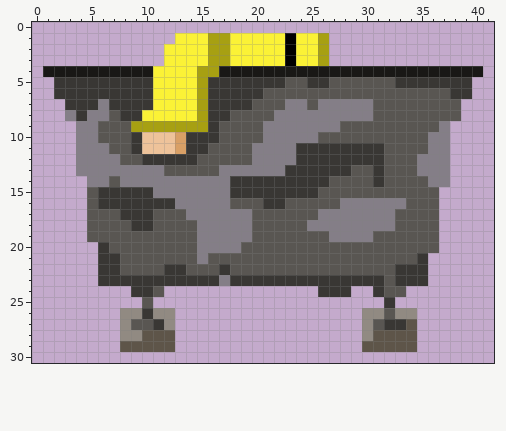
One commit to this pixel-art sprite: images/pushableblock-animation 1-000.png. The picture above is the old version.
The file is 42x31 pixels.
The same view after the edit:
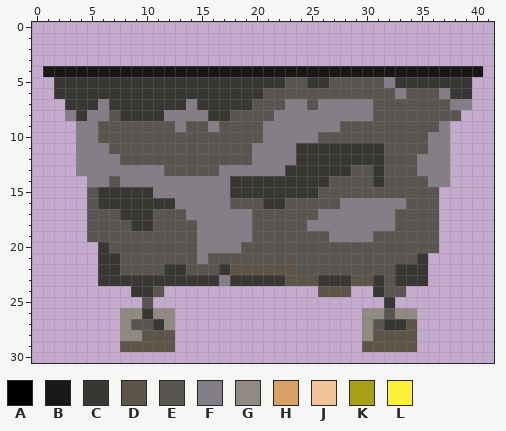
Palette (. is transparent): A #000000  B #191816  C #393734  D #5e5549  E #595652  F #847e87  G #918a82  H #d9a066  J #eec39a  K #a7a012  L #fbf236
Diff:
@@ x 0..41 @@
  0 ..........................................
- 1 .............LLLKKLLLLLALLK...............
- 2 ............LLLLKKLLLLLALLK...............
- 3 ............LLLLKKLLLLLALLK...............
- 4 .BBBBBBBBBBLLLLKKBBBBBBBBBBBBBBBBBBBBBBBB.
- 5 ..CCCCCCCCCLLLLKCCCCCCCEECCEEEEEECCCCCCC..
- 6 ..CCCCCCCCCLLLLKCCCCCEEEEEEEEEEEEEEEEECC..
- 7 ...CCCFCCCCLLLLKCCCCEEEFFEFFFFFEEEEEEEE...
- 8 ...FCFFECCLLLLLKCCEEEEFFFFFFFFFEEEEEEEE...
- 9 ....FFEEEKKKKKKKCEEEEFFFFFFFEEEEEEEEEF....
-10 ....FFEEECJJJHCCCEEEEFFFFFEEEEEEEEEEFF....
-11 ....FFFEECJJJHCCEEEEFFFFCCCCCCCCEEEEFF....
-12 ....FFFFEECCCCCEEEEEFFFFCCCCCCCCEEEFFF....
+ 1 ..........................................
+ 2 ..........................................
+ 3 ..........................................
+ 4 .BBBBBBBBBBBBBBBBBBBBBBBBBBBBBBBBBBBBBBBB.
+ 5 ..CCCCCCCCCCCCCCCCCCCCCEECCEEEEEFCCCCCCC..
+ 6 ..CCCCCCCCCCCCCCCCCCCEEEEEEEEEEEEFEEEFCC..
+ 7 ...CCCFCCCCCCCFCCCCCEEEFFEFFFFFEEEEEEEFF..
+ 8 ...FCFFECCCCFFFFCCEEEEFFFFFFFFFEEEEEEEE...
+ 9 ....FFEEEEEEEFEEFEEEEFFFFFFFEEEEEEEEEF....
+10 ....FFEEEEEEEEEEEEEEEFFFFFEEEEEEEEEEFF....
+11 ....FFFEEEEEEEEEEEEEFFFFCCCCCCCCEEEEFF....
+12 ....FFFFEEEEEEEEEEEEFFFFCCCCCCCCEEEFFF....
 13 ....FFFFFFFFEEEEEFFFFFFCCCCCCEECEEEFFF....
@@ x 16..32 @@
 21 EEEEEEEEEEEEEEEEE
-22 ECEEEEEEEEEEEEEEE
-23 CFCCCCCCCCCCCCCCE
-24 ..........CCC..CE
+22 ECDDDDDDEEEEEEEEE
+23 CFCCCCCDDDCCCDDCE
+24 ..........DDD..CE
 25 ................C
Changed places in both pictures, as pixel boxes (x1, y1, x2, y2):
changed: (131, 33, 329, 165)
changed: (384, 77, 472, 110)
changed: (230, 264, 373, 297)
